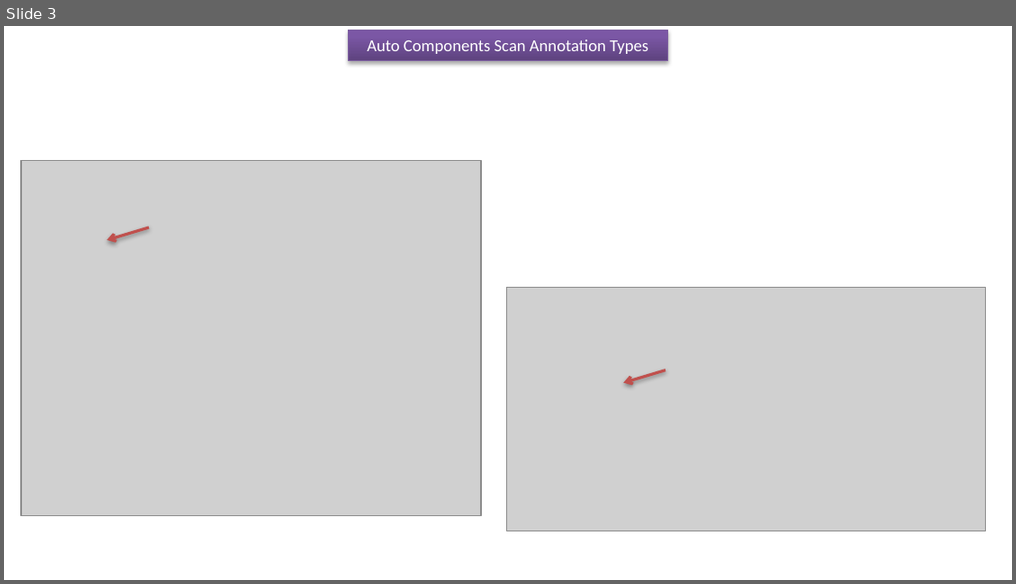
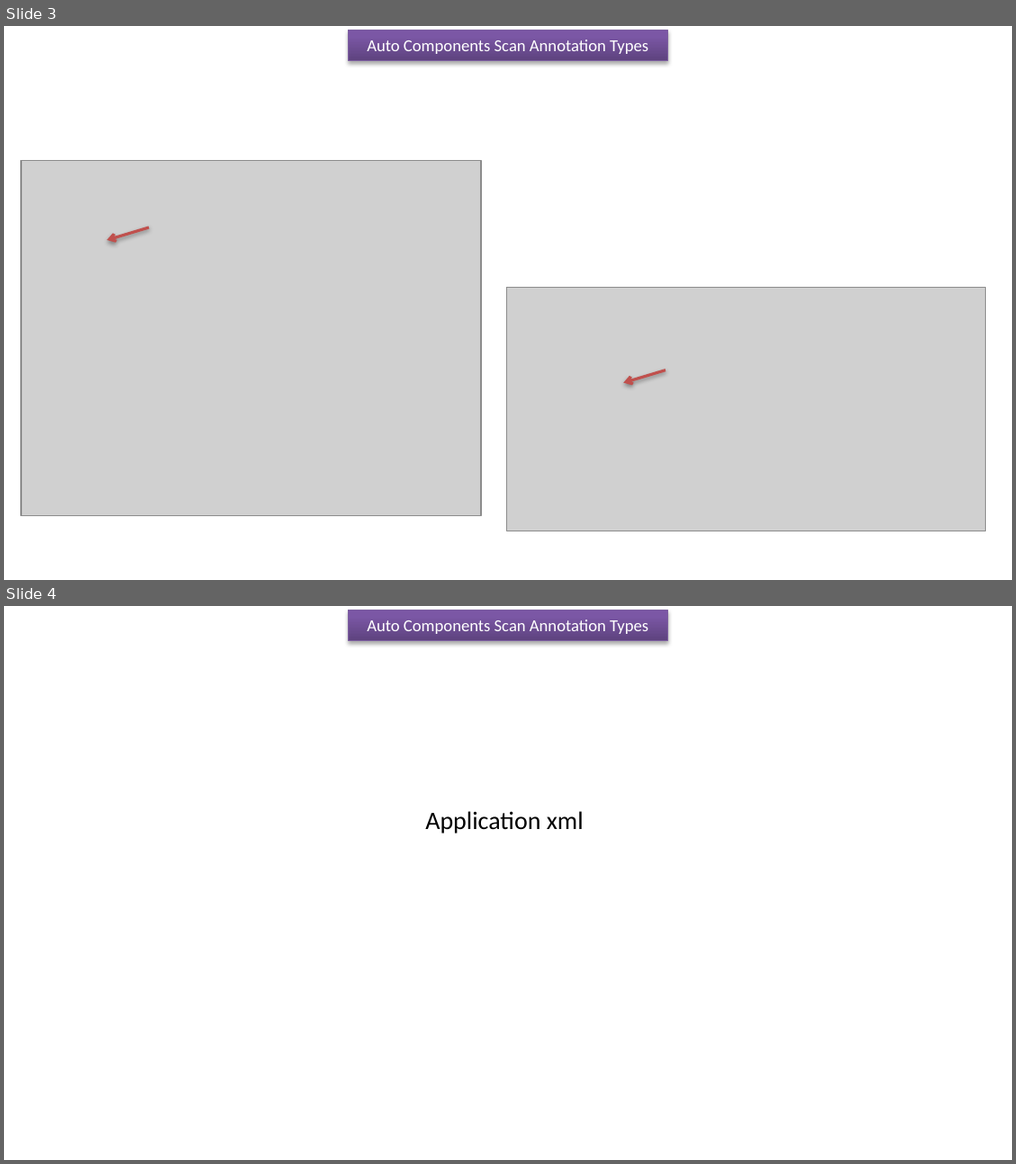
Before and after one commit to ramram43210/javaee, a slide deck: Later/Spring/6_Spring_Auto_Component_Scanning/3/Types of auto components scan annotation types.pptx. Shown one above the other, each under a label of ours: slide 3 before the commit, slides 3 and 4 after it. The pictures are 1016x584 and 1016x1164 pixels, drawn with LibreOffice and Linux fonts; fonts in the diff are those of the drawing; grey boxes stand for pictures. Boxes give left, top, right and bottom in pixels: in the first picture for what was removed or moved away, otherwise in the second. Text is boxed around its words. In the diff, an @@ line names an element or a change of style, - is before the commit and + after.

```diff
--- a/Later/Spring/6_Spring_Auto_Component_Scanning/3/Types of auto components scan annotation types.pptx
+++ b/Later/Spring/6_Spring_Auto_Component_Scanning/3/Types of auto components scan annotation types.pptx
@@ slide 4 added at box(4, 606, 1012, 1160), background #FFFFFF @@
@@ rectangle added at box(349, 610, 668, 640), fill gradient #5F4480 to #7B58A6 to #7C57A8, outline #7D60A0 0.75 pt, 12 pt, text #FFFFFF @@
+Auto Components Scan Annotation Types
@@ text added at box(425, 811, 584, 834), 18 pt, text #000000 @@
+Application xml
```
Also in this commit, not shown: 17 other files.
